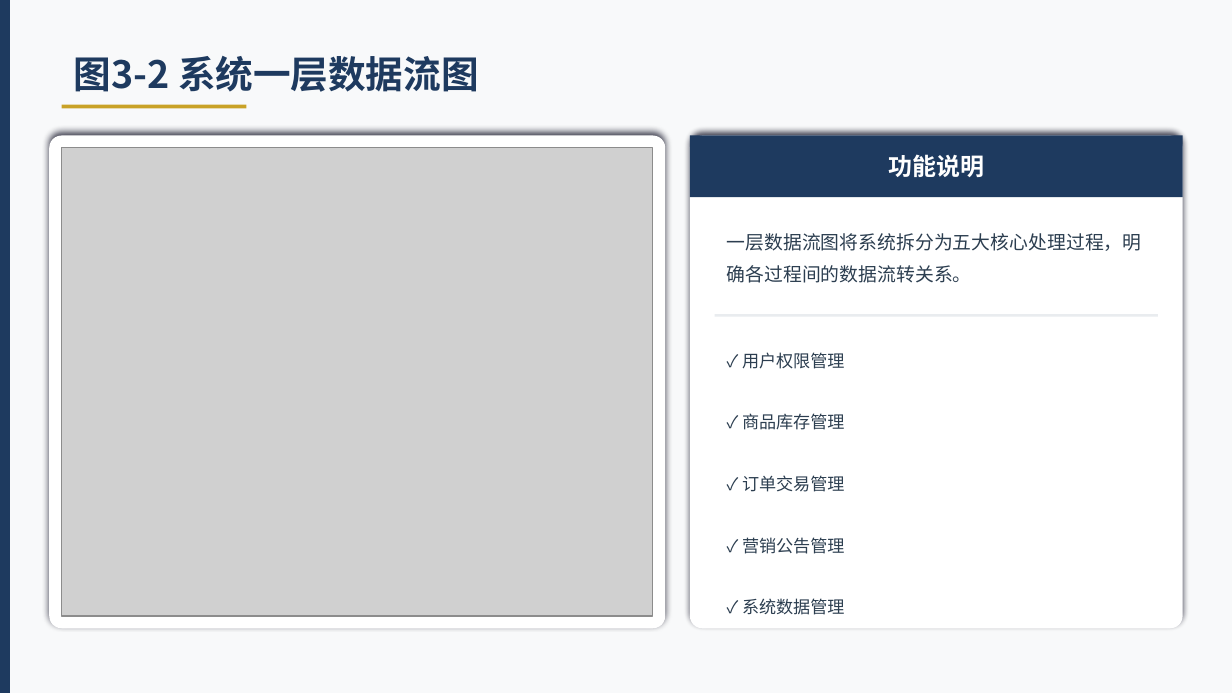
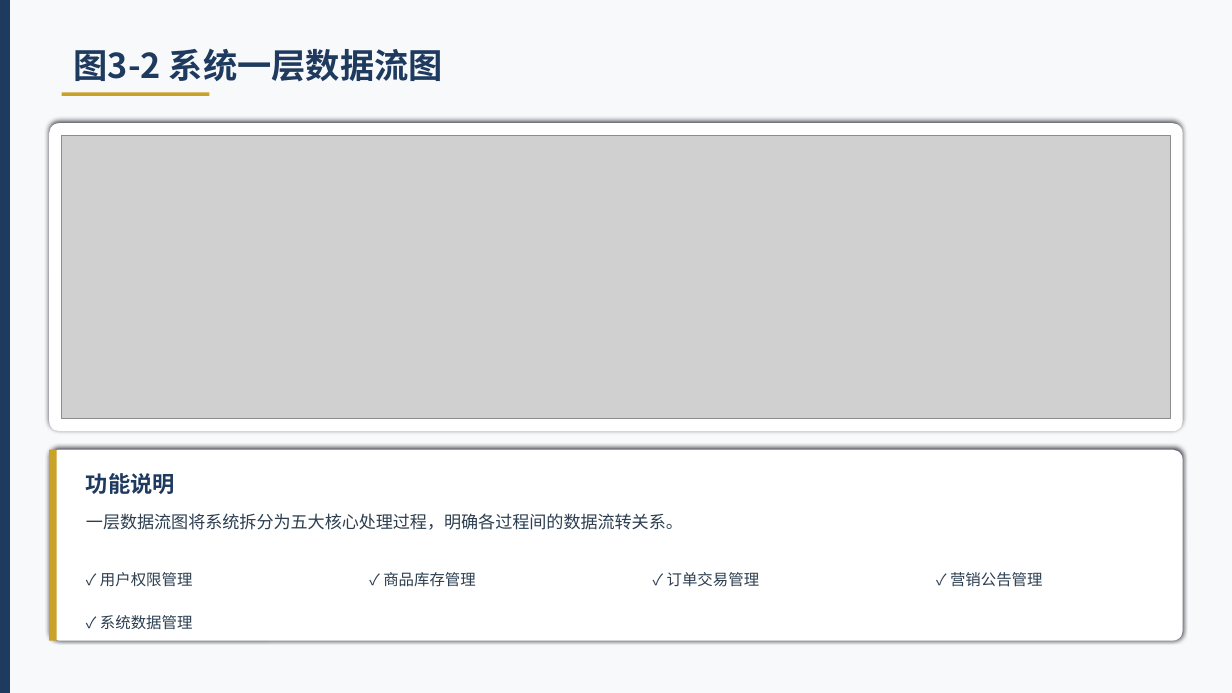
Before and after one commit to lvolk555/Trea--warehouse-, a slide deck: slide 11 of 生鲜超市综合管理系统_毕业答辩PPT.pptx. Drawn at 1232x693 pixels with LibreOffice and Linux fonts; fonts in the diff are those of the drawing; grey boxes stand for pictures. Boxes give left, top, right and bottom in pixels: in the first picture for what was removed or moved away, otherwise in the second. Text is boxed around its words. In the diff, an @@ line names an element or a change of style, - is before the commit and + after.

```diff
--- a/生鲜超市综合管理系统_毕业答辩PPT.pptx
+++ b/生鲜超市综合管理系统_毕业答辩PPT.pptx
@@ text "图3-2 系统一层数据流图" at [74,49,443,81]: size 22 to 20 pt @@
@@ rectangle: place and size @@
-rectangle at [62,105,246,108]
+rectangle at [62,92,209,96]
@@ rounded rectangle: place and size @@
-rounded rectangle at [49,136,665,628]
+rounded rectangle at [49,123,1183,431]
@@ rounded rectangle at [49,123,1183,431]: shadow changed; proportions changed @@
@@ picture: place and size @@
-picture at [62,148,653,616]
+picture at [62,136,1170,419]
@@ rectangle removed at [690,136,1183,197] @@
@@ rectangle removed at [715,314,1158,317] @@
@@ rounded rectangle at [49,450,1183,641]: shadow changed; proportions changed @@
@@ rounded rectangle: place and size @@
-rounded rectangle at [690,136,1183,628]
+rounded rectangle at [49,450,1183,641]
@@ rectangle added at [49,450,57,641], fill #C9A227 @@
@@ text "功能说明": place and size @@
-text "功能说明" at [888,154,984,177]
+text "功能说明" at [86,473,175,494]
@@ text "功能说明" at [86,473,175,494]: size 14 to 13 pt, text colour #FFFFFF to #1E3A5F; alignment centre to left @@
@@ text "一层数据流图将系统拆分为五大核心处理过程，明确各过程间的数据流转关系。": place and size @@
-text "一层数据流图将系统拆分为五大核心处理过程，明确各过程间的数据流转关系。" at [727,233,1142,283]
+text "一层数据流图将系统拆分为五大核心处理过程，明确各过程间的数据流转关系。" at [86,513,683,530]
@@ text "一层数据流图将系统拆分为五大核心处理过程，明确各过程间的数据流转关系。" at [86,513,683,530]: size 11 to 10 pt; line spacing 1.4 to 1 @@
@@ text "✓ 用户权限管理": place and size @@
-text "✓ 用户权限管理" at [742,352,844,369]
+text "✓ 用户权限管理" at [100,572,193,587]
@@ text "✓ 商品库存管理": place and size @@
-text "✓ 商品库存管理" at [742,413,844,430]
+text "✓ 商品库存管理" at [383,572,476,587]
@@ text "✓ 订单交易管理": place and size @@
-text "✓ 订单交易管理" at [742,475,844,492]
+text "✓ 订单交易管理" at [667,572,760,587]
@@ text "✓ 营销公告管理": place and size @@
-text "✓ 营销公告管理" at [742,537,844,554]
+text "✓ 营销公告管理" at [950,572,1043,587]
@@ size 10 to 9 pt in 5 elements at [950,572,1043,587], [100,572,193,587], [383,572,476,587], [667,572,760,587], [100,615,193,630] @@
@@ text "✓ 系统数据管理": place and size @@
-text "✓ 系统数据管理" at [742,598,844,615]
+text "✓ 系统数据管理" at [100,615,193,630]
```
Also in this commit, not shown: 15 other slides changed.
